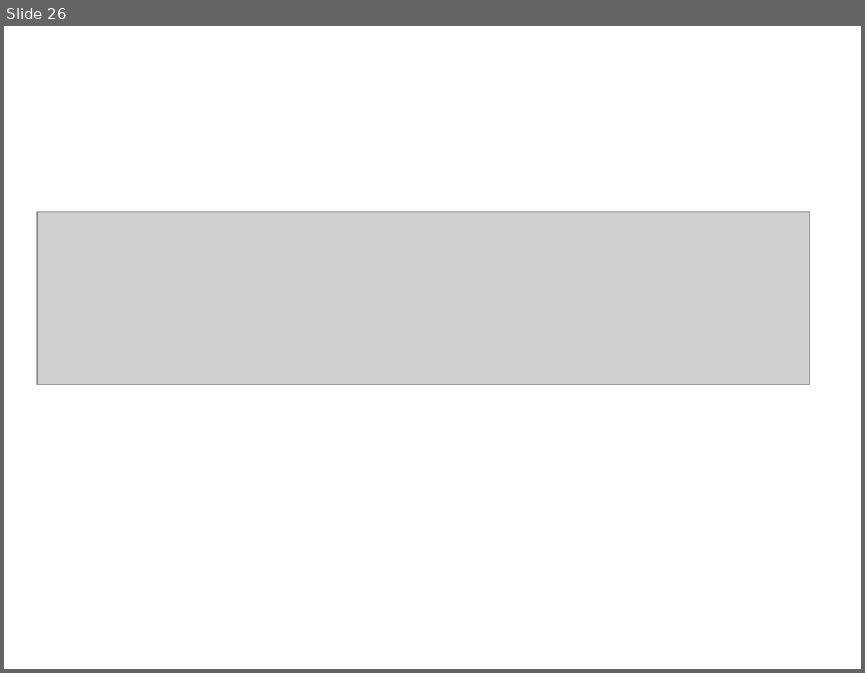
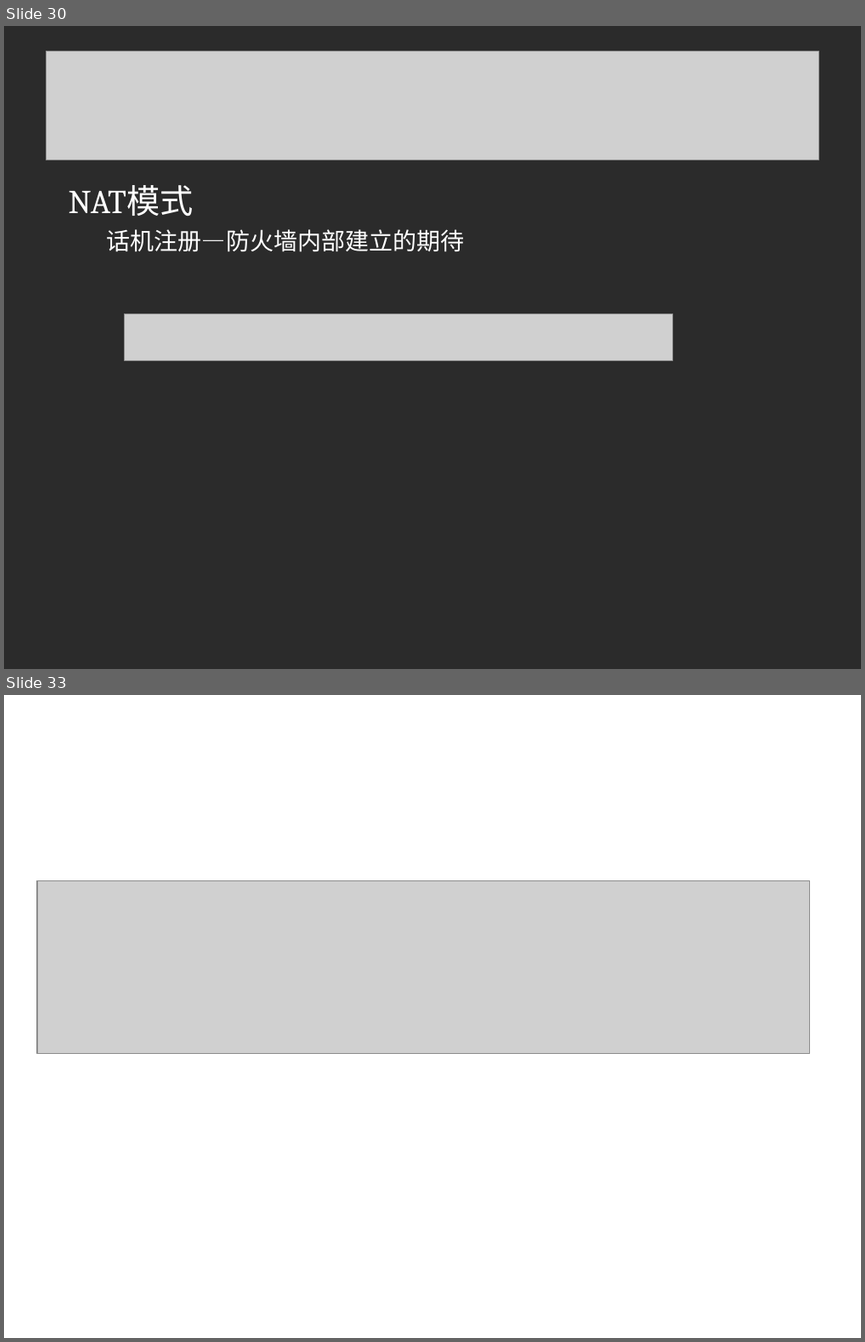
Before and after one commit to linuxsky/sip-alg, a slide deck: design-documents/SIP-ALG解决方案答辩.ppt. Shown one above the other, each under a label of ours: slide 26 before the commit, slides 30 and 33 after it; the slides between them are not shown. The pictures are 865x673 and 865x1342 pixels, drawn with LibreOffice and Linux fonts; fonts in the diff are those of the drawing; grey boxes stand for pictures; background and template pictures are left out; a plain dark background stands for a picture behind light text. Boxes give left, top, right and bottom in pixels: in the first picture for what was removed or moved away, otherwise in the second. Text is boxed around its words. In the diff, an @@ line names an element or a change of style, - is before the commit and + after.

```diff
--- a/design-documents/SIP-ALG解决方案答辩.ppt
+++ b/design-documents/SIP-ALG解决方案答辩.ppt
@@ slide 30 added at (4, 26, 861, 669), background picture (left out) @@
@@ picture added at (46, 51, 818, 159) @@
@@ text added at (69, 185, 465, 252), 20 pt, text #FFFFFF @@
+NAT模式
+话机注册—防火墙内部建立的期待
@@ picture added at (125, 314, 673, 360) @@
@@ what was slide 26 is now slide 33 @@
```
Also in this commit, not shown: 1 slide changed, 7 other slides added, 1 slide removed.
